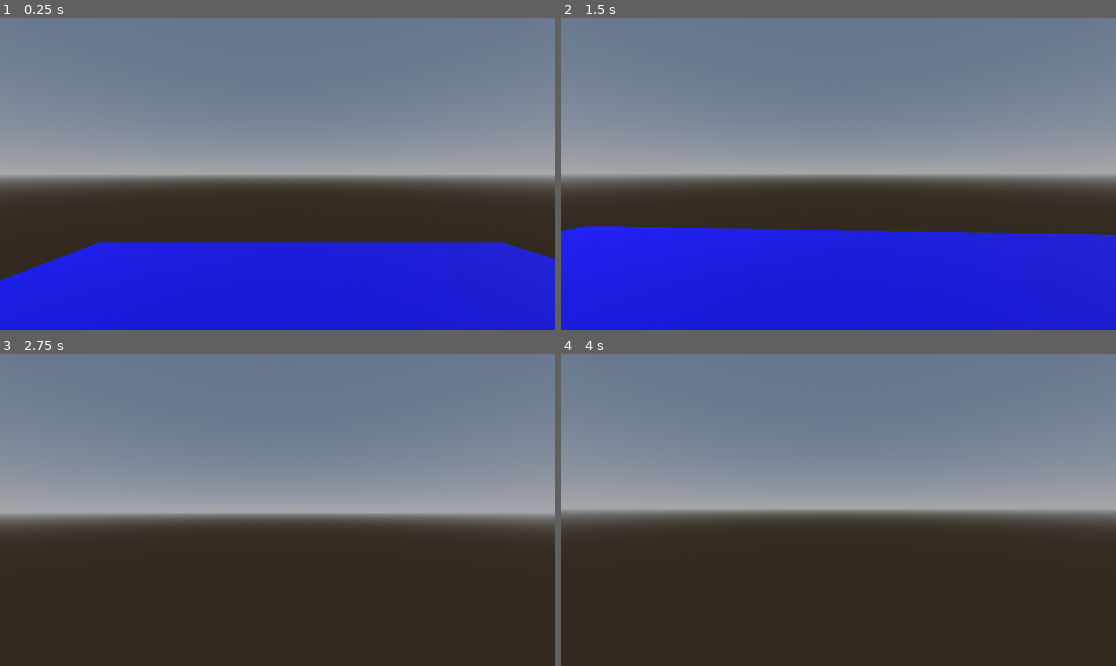
Above: before the commit, frames 1-4 (two rows, left to right).
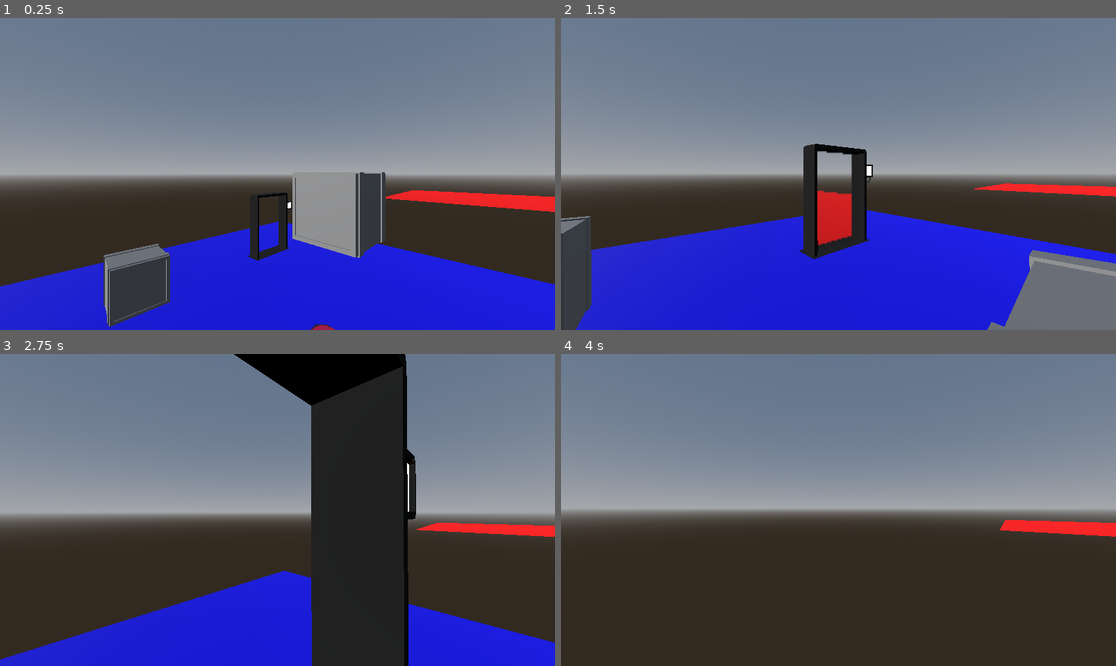
Above: after the commit, the same moments.

Repository: SaschaKreyling/Godot_Portal_Game
Game: Godot game, scene res://scenes/TestScene.tscn
The game is run twice, just before and just after one commit, with the same random seed, the same clock (stepped at 60 frames per second) and the same inputs.
Inputs (mouse positions are in pixels of both pictures, inside the frame that each line leads up to):
- Up to frame 1 (0.25 s): no input
- Up to frame 2 (1.5 s): move the mouse to (866, 174) at 0.52 s; hold W (Forward) from 0.53 s (still down); tap F (throw, bound only after the commit) at 0.6 s; move the mouse to (810, 174) at 1.27 s; tap E (Interact) at 1.35 s
- Up to frame 3 (2.75 s): keep holding W (Forward); tap F (throw, bound only after the commit) at 1.55, 2.1 s; move the mouse to (288, 503) at 2.02 s
- Up to frame 4 (4 s): keep holding W (Forward); move the mouse to (832, 516) at 2.77 s; tap F (throw, bound only after the commit) at 2.85, 3.8 s; move the mouse to (877, 513) at 3.52 s; tap E (Interact) at 3.6 s

The runs differ from the first frame. In frame 1, 11% of the frame differs, in the area x 0-100%, y 49-100%; in frame 2, 12%; in frame 3, 26%, in the area x 0-100%, y 0-100%; in frame 4, 0.8%.

Commit message:
added throw function
einmal ging der wurf schräg nach unten aber danach net mehr idk was da los war

Diff:
--- a/project.godot
+++ b/project.godot
@@ -56,3 +56,8 @@
 "events": [Object(InputEventKey,"resource_local_to_scene":false,"resource_name":"","device":-1,"window_id":0,"alt_press …(192 unchanged characters)…
 ]
 }
+throw={
+"deadzone": 0.5,
+"events": [Object(InputEventKey,"resource_local_to_scene":false,"resource_name":"","device":-1,"window_id":0,"alt_pressed":false,"shift_pressed":false,"ctrl_pressed":false,"meta_pressed":false,"pressed":false,"keycode":0,"physical_keycode":70,"key_label":0,"unicode":102,"location":0,"echo":false,"script":null)
+]
+}
--- a/scenes/TestScene.tscn
+++ b/scenes/TestScene.tscn
@@ -29,7 +29,7 @@
 
 [node name="Player" parent="." instance=ExtResource("1_0k6th")]
 unique_name_in_owner = true
-transform = Transform3D(1, 0, 0, 0, 1, 0, 0, 0, 1, 48.5833, 3.68674, 0.185064)
+transform = Transform3D(-0.710419, 0, 0.703779, 0, 1, 0, -0.703779, 0, -0.710419, 50.589, 3.68674, -0.337999)
 JUMP_VELOCITY = 5.25
 
 [node name="Portal" parent="." node_paths=PackedStringArray("linkedPortal", "buttons") instance=ExtResource("1_3tbpf")]
--- a/scripts/pickingUp.gd
+++ b/scripts/pickingUp.gd
@@ -1,6 +1,7 @@
 extends RayCast3D
 
 @onready var holdingPoint: Node3D = $"../Hold"
+@onready var camera: Camera3D = $".."
 
 var pickedUp : bool = false
 var collider : CollisionObject3D
@@ -17,3 +18,19 @@
 
 	if pickedUp and collider != null:
 		collider.global_position = holdingPoint.global_position
+
+	if Input.is_action_just_pressed("throw"):
+		throw_object()
+
+
+func throw_object():
+	if collider == null:
+		return
+
+	var throw_direction = camera.global_transform.basis.z.normalized()
+	var throw_strength = -18.0
+	var upDirection = 5
+
+	pickedUp = false
+	collider.apply_impulse(throw_direction * throw_strength + Vector3(0, upDirection, 0))
+	collider = null
